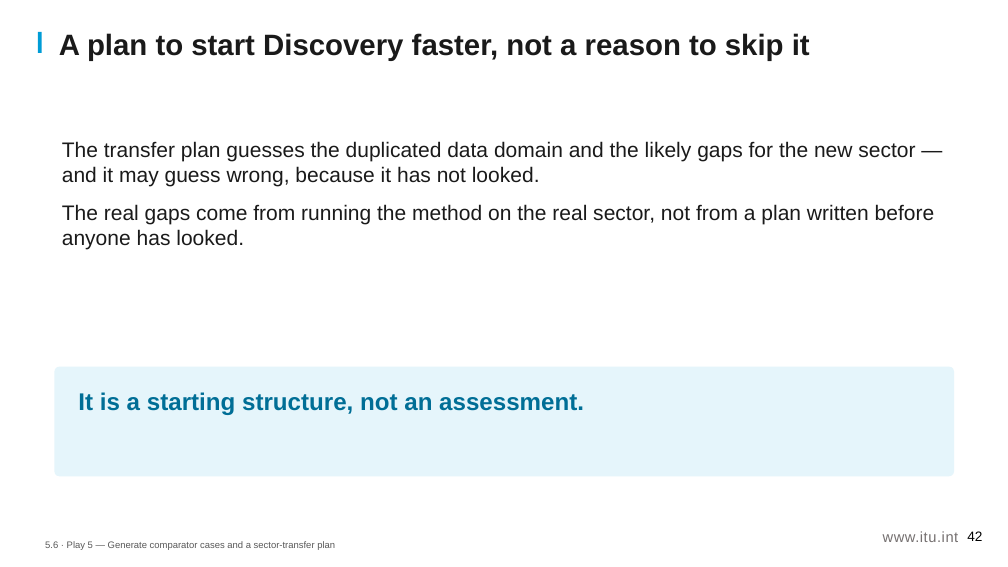
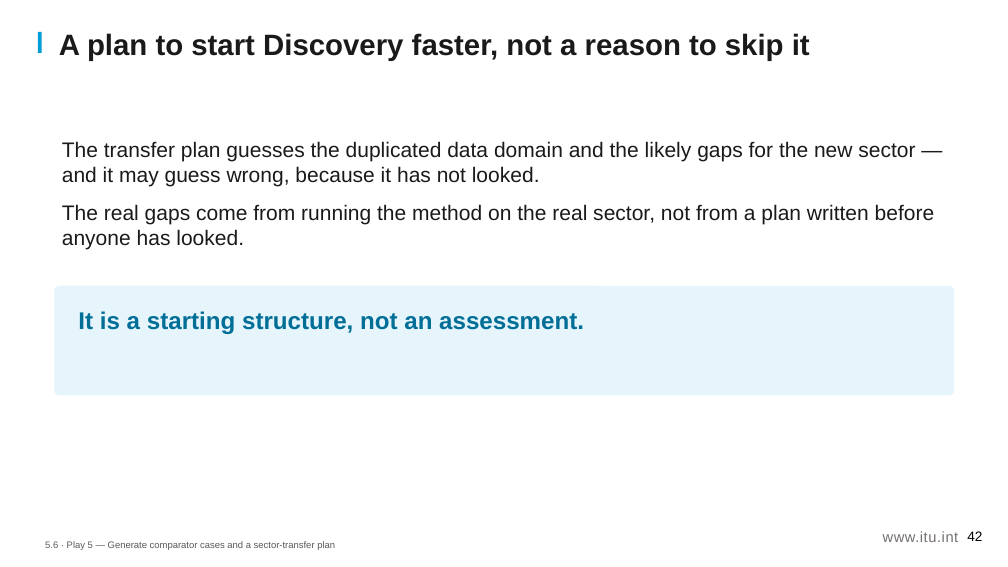
Before and after one commit to aarelaponin/geatdm-framework, a slide deck: slide 42 of 10-Knowledge-Products/KP1-GEA/videos/module_5/en/decks/KP1_M5_Deck_v0.1.pptx. Drawn at 1008x567 pixels with LibreOffice and Linux fonts; fonts in the diff are those of the drawing. Boxes give left, top, right and bottom in pixels: in the first picture for what was removed or moved away, otherwise in the second. Text is boxed around its words. In the diff, an @@ line names an element or a change of style, - is before the commit and + after.

```diff
--- a/10-Knowledge-Products/KP1-GEA/videos/module_5/en/decks/KP1_M5_Deck_v0.1.pptx
+++ b/10-Knowledge-Products/KP1-GEA/videos/module_5/en/decks/KP1_M5_Deck_v0.1.pptx
@@ rounded rectangle: place and size @@
-rounded rectangle at box(54, 367, 954, 476)
+rounded rectangle at box(54, 286, 954, 395)
@@ text "It is a starting structure, ...": place and size @@
-text "It is a starting structure, ..." at box(78, 392, 584, 415)
+text "It is a starting structure, ..." at box(78, 311, 584, 334)
```
Also in this commit, not shown: 19 other slides changed, 45 other files.
